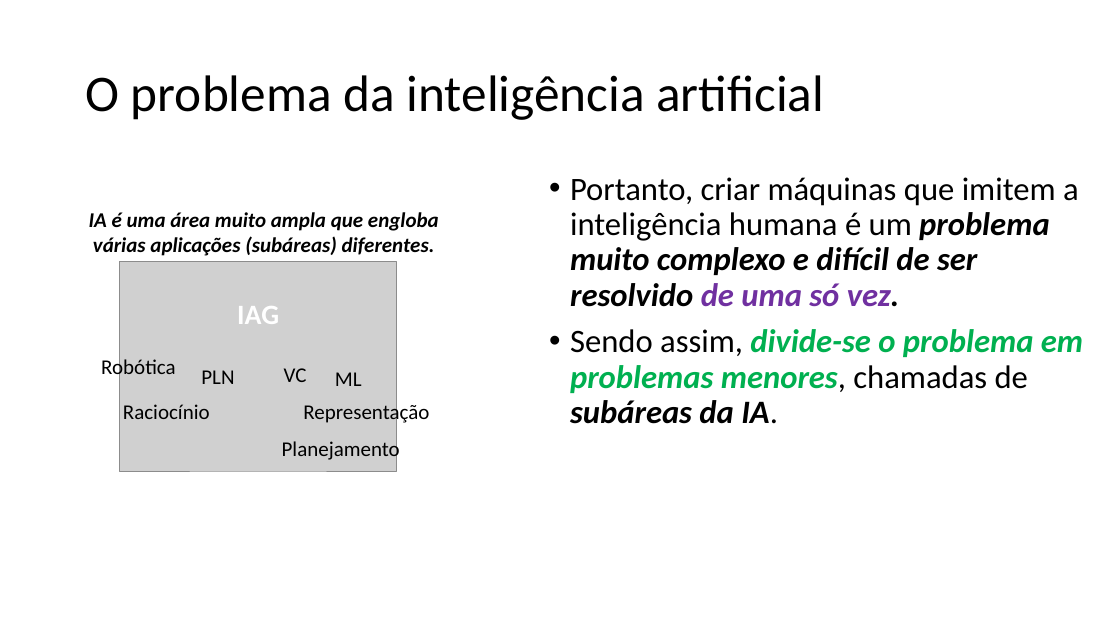
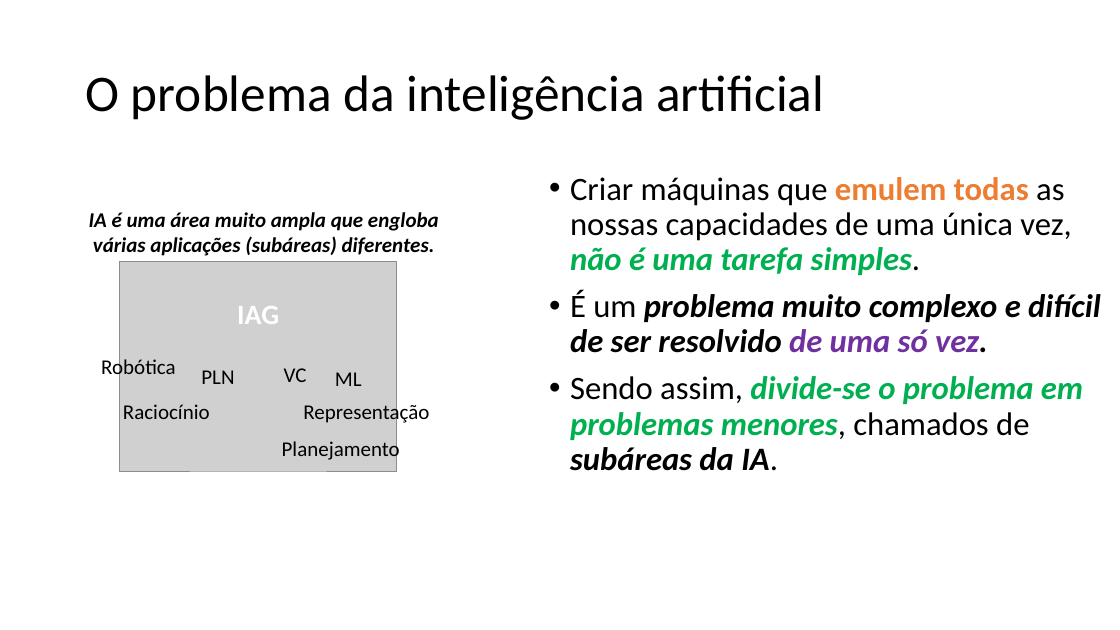
Before and after one commit to zz4fap/t319_aprendizado_de_maquina, a slide deck: slide 13 of slides/T319_Introdução.pptx (slide 12 before the commit). Drawn at 1120x630 pixels with LibreOffice and Linux fonts; fonts in the diff are those of the drawing; grey boxes stand for pictures. Boxes give left, top, right and bottom in pixels: in the first picture for what was removed or moved away, otherwise in the second. Text is boxed around its words. In the diff, an @@ line names an element or a change of style, - is before the commit and + after.

```diff
--- a/slides/T319_Introdução.pptx
+++ b/slides/T319_Introdução.pptx
@@ text at [570, 177, 1101, 471]: text changed @@
-• Portanto, criar máquinas que imitem a inteligência humana é um problema muito complexo e difícil de ser resolvido de uma só vez.
-• Sendo assim, divide-se o problema em problemas menores, chamadas de subáreas da IA.
+• Criar máquinas que emulem todas as nossas capacidades de uma única vez, não é uma tarefa simples.
+• É um problema muito complexo e difícil de ser resolvido de uma só vez.
+• Sendo assim, divide-se o problema em problemas menores, chamados de subáreas da IA.
```
Also in this commit, not shown: 21 other slides changed, 3 slides added, 5 slides removed, 1 other file.
